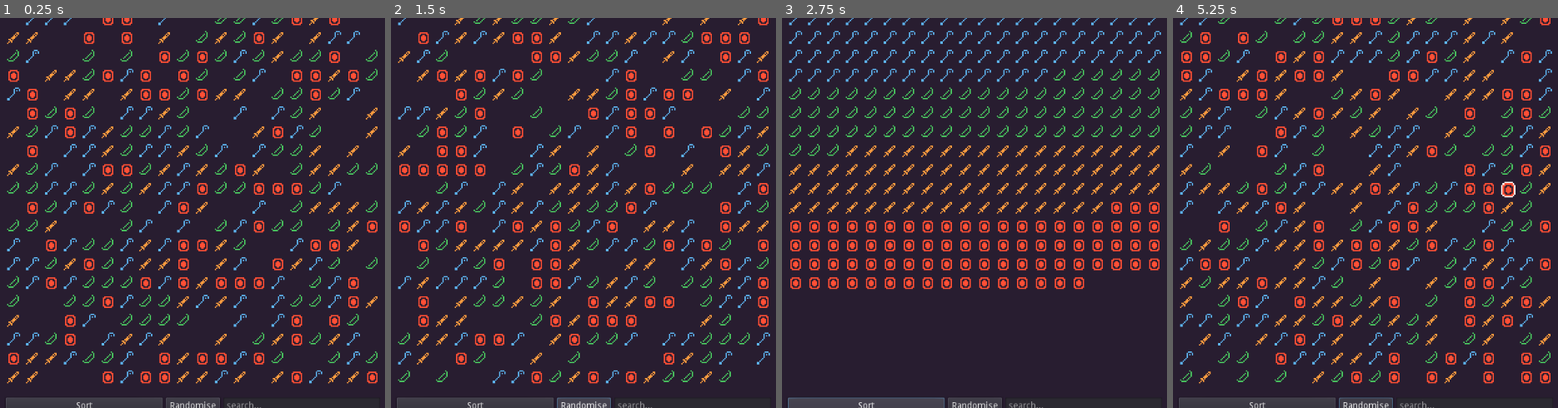
Above: before the commit, frames 1-4 (left to right).
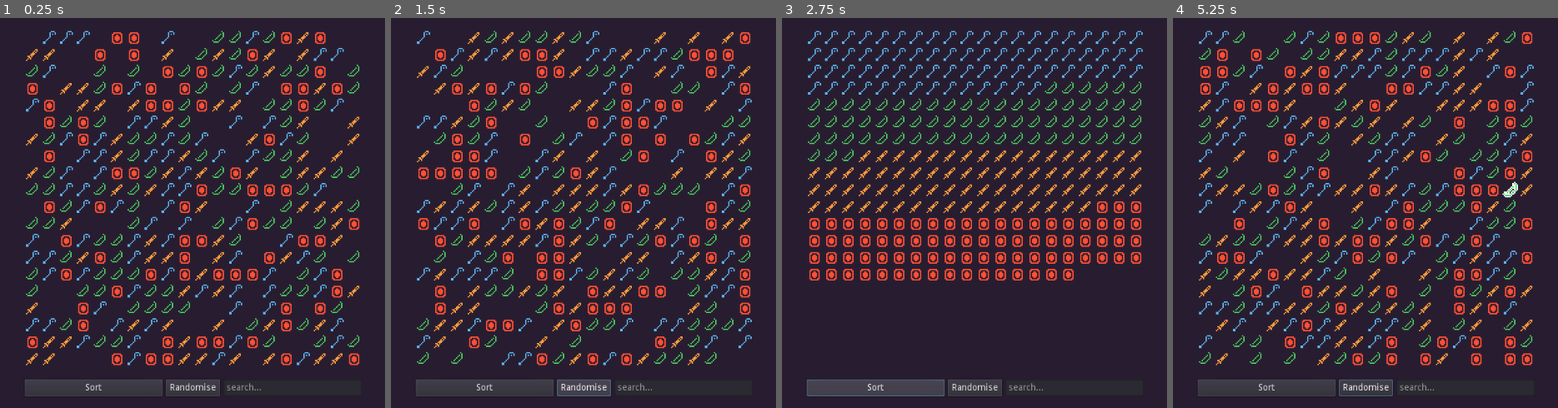
Above: after the commit, the same moments.

Repository: AGPritchard/inventory
Game: Godot game, scene res://src/inventory/inventory.tscn
Same seed, same stepped clock (60 frames per second), same inputs: the game is played once before the commit and once after it. The project has no main scene, so this scene is started directly.
Inputs (mouse positions are in pixels of both pictures, inside the frame that each line leads up to):
- Up to frame 1 (0.25 s): no input
- Up to frame 2 (1.5 s): click "Sort" at 0.5 s; click "Randomise" at 1.25 s
- Up to frame 3 (2.75 s): click "Sort" at 2 s
- Up to frame 4 (5.25 s): click "Randomise" at 2.75 s; click "Sort" at 3.5 s; click "Randomise" at 4.25 s; tap Enter at 5 s; move the mouse to (1511, 193) at 5.02 s; click (1511, 193) at 5.17 s

The runs differ from the first frame. In frame 1, 25% of the frame differs, in the area x 1-99%, y 0-100%; in frame 2, 25%; in frame 3, 24%; in frame 4, 26%.

Commit message:
Update grid separation

Diff:
--- a/src/inventory/inventory.tscn
+++ b/src/inventory/inventory.tscn
@@ -34,8 +34,8 @@
 
 [node name="GridContainer" type="GridContainer" parent="VBoxContainer"]
 margin_right = 188.0
-custom_constants/vseparation = 5
-custom_constants/hseparation = 5
+custom_constants/vseparation = 2
+custom_constants/hseparation = 2
 __meta__ = {
 "_edit_use_anchors_": false
 }
